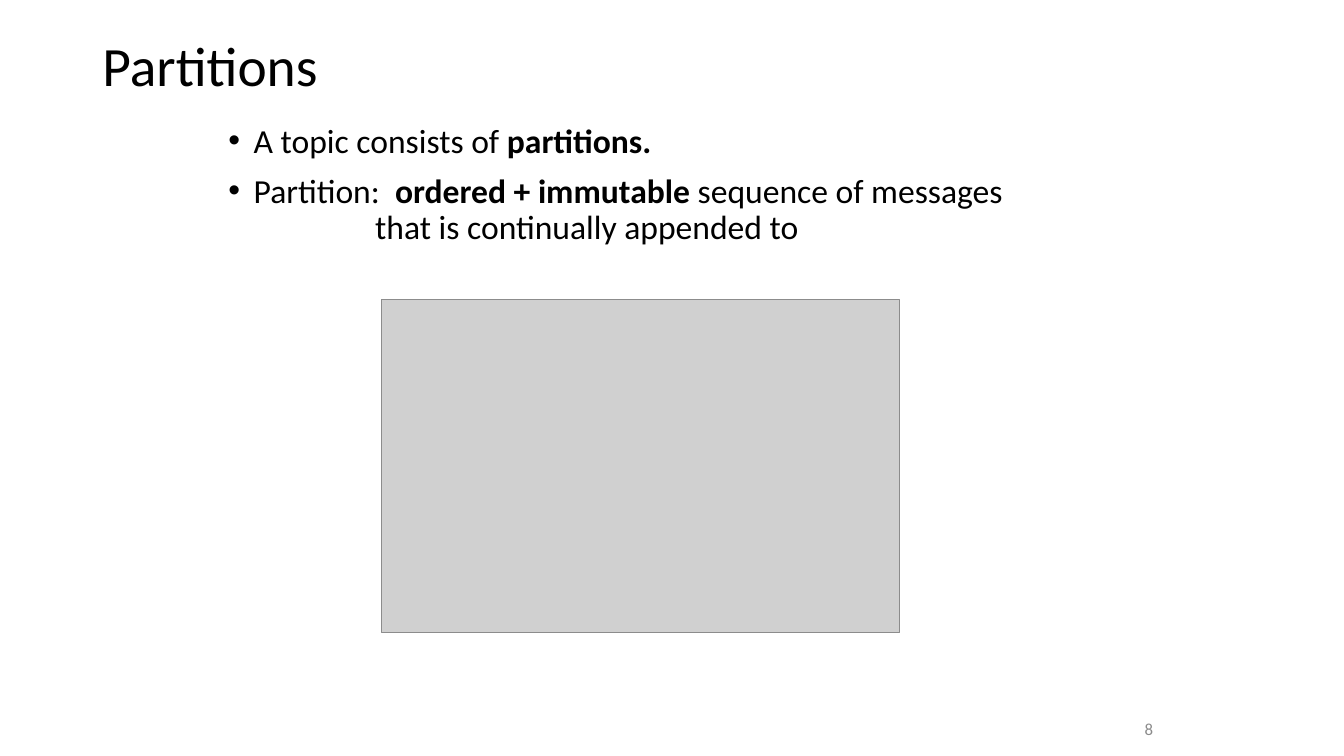
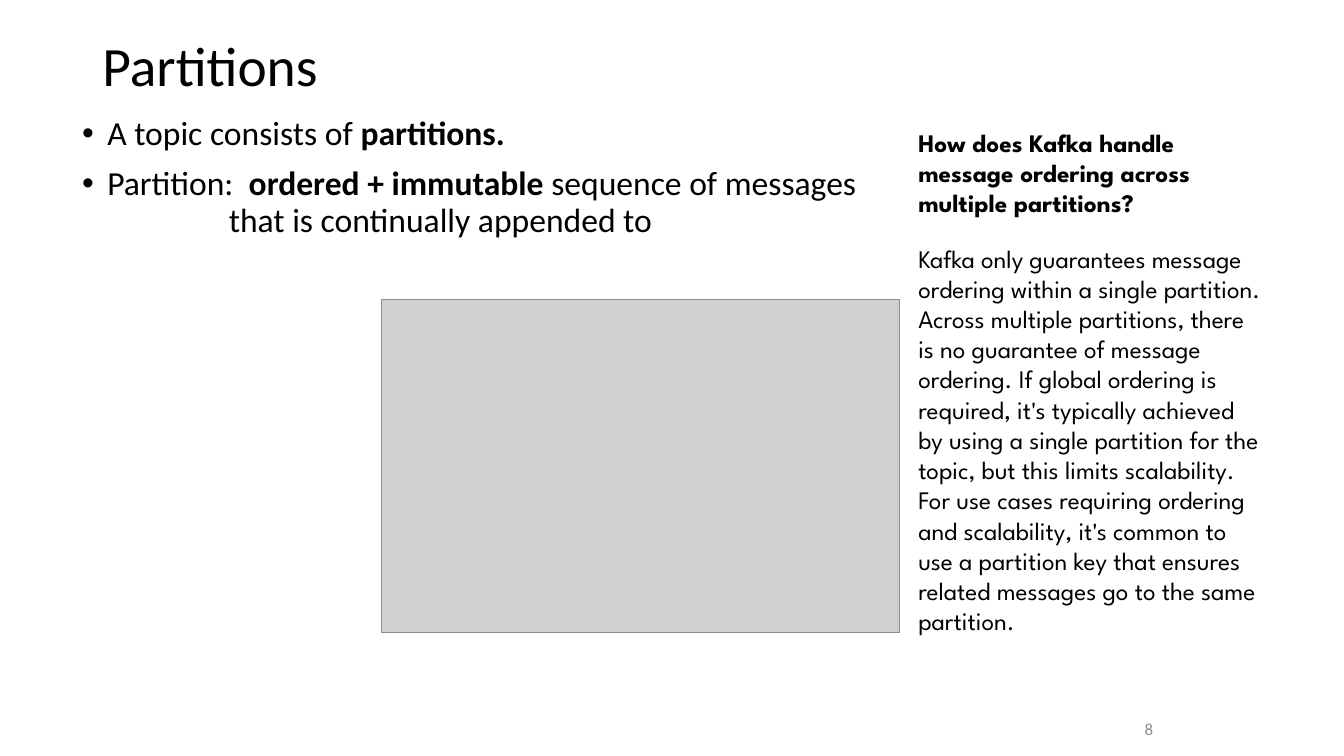
Before and after one commit to as6485/technology, a slide deck: slide 8 of Kafka.pptx. Drawn at 1344x756 pixels with LibreOffice and Linux fonts; fonts in the diff are those of the drawing; grey boxes stand for pictures. Boxes give left, top, right and bottom in pixels: in the first picture for what was removed or moved away, otherwise in the second. Text is boxed around its words. In the diff, an @@ line names an element or a change of style, - is before the commit and + after.

```diff
--- a/Kafka.pptx
+++ b/Kafka.pptx
@@ text "A topic consists of partitions.": place and size @@
-text "A topic consists of partitions." at [254, 129, 1002, 245]
+text "A topic consists of partitions." at [107, 121, 856, 238]
@@ text added at [918, 134, 1260, 636], 18 pt, text #000000 @@
+How does Kafka handle message ordering across multiple partitions?
+Kafka only guarantees message ordering within a single partition. Across multiple partitions, there is no guarantee of message ordering. If global ordering is required, it's typically achieved by using a single partition for the topic, but this limits scalability. For use cases requiring ordering and scalability, it's common to use a partition key that ensures related messages go to the same partition.
```
Also in this commit, not shown: 4 other files.
